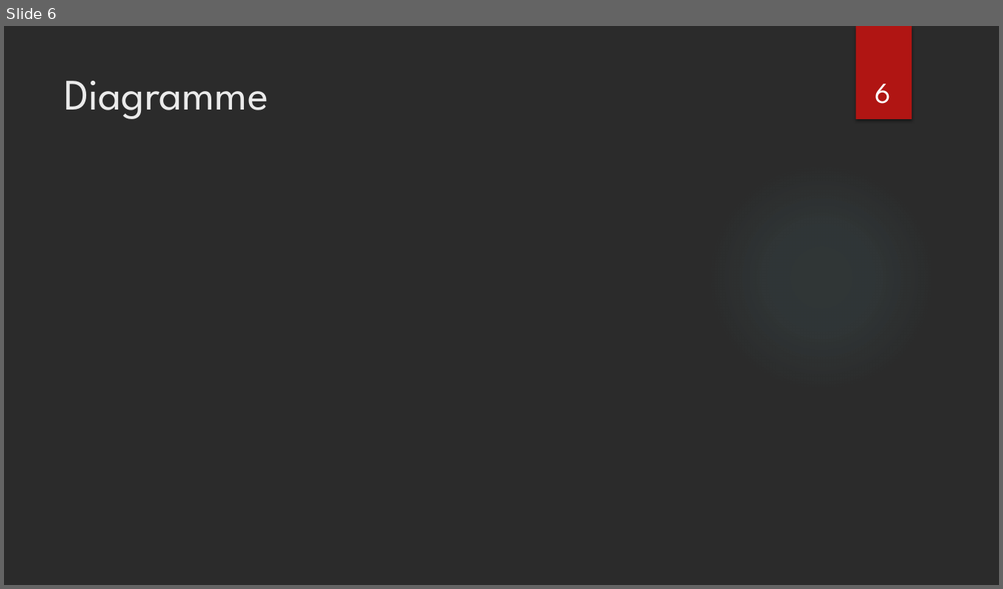
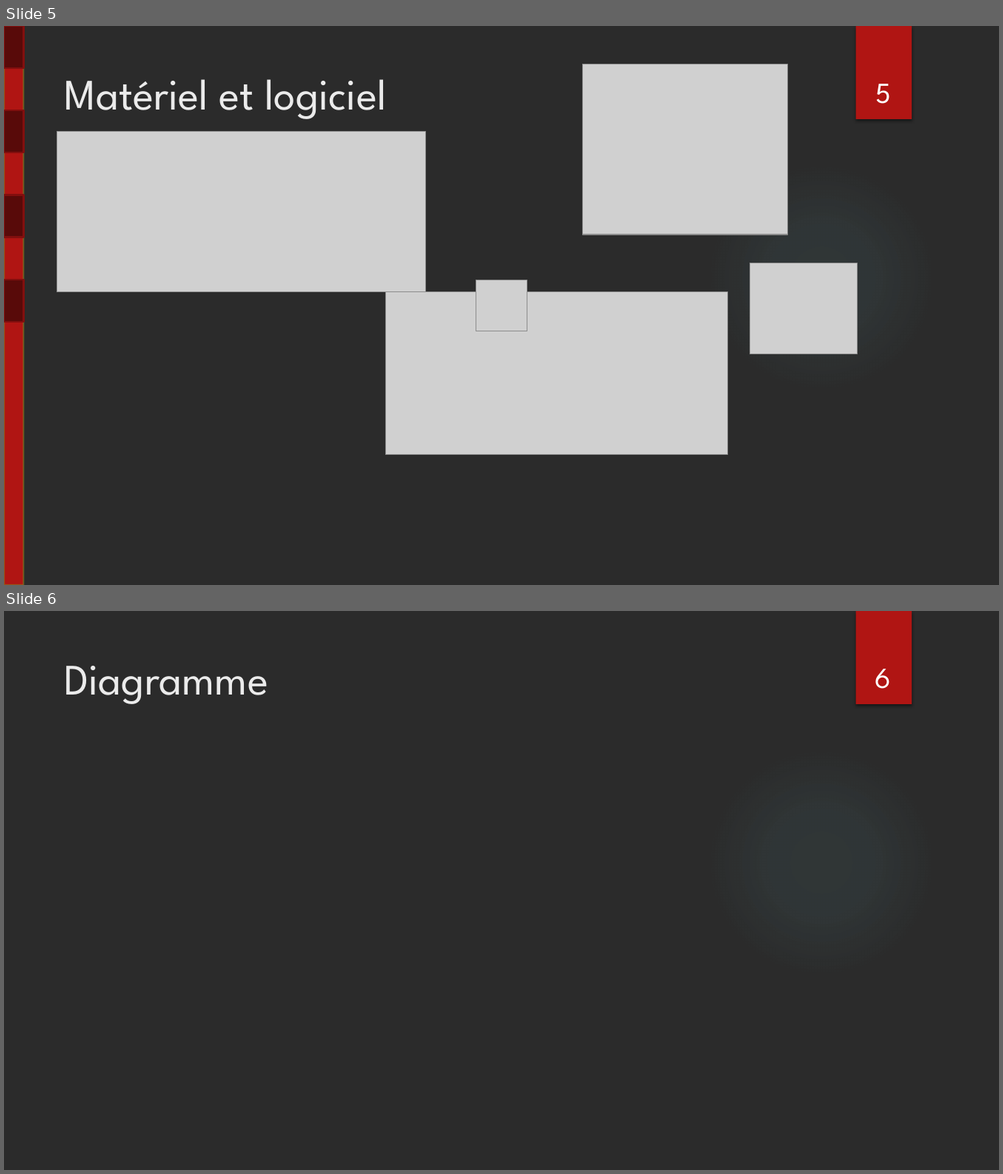
Before and after one commit to lucasminaud/projet_sfl5_serre_automatique, a slide deck: Partie personnelle Lucas MINAUD/revue/Projet SFL5 revue 2.pptx. Shown one above the other, each under a label of ours: slide 6 before the commit, slides 5 and 6 after it. The pictures are 1003x589 and 1003x1174 pixels, drawn with LibreOffice and Linux fonts; fonts in the diff are those of the drawing; grey boxes stand for pictures; background and template pictures are left out; a plain dark background stands for a picture behind light text. Boxes give left, top, right and bottom in pixels: in the first picture for what was removed or moved away, otherwise in the second. Text is boxed around its words. In the diff, an @@ line names an element or a change of style, - is before the commit and + after.

```diff
--- a/Partie personnelle Lucas MINAUD/revue/Projet SFL5 revue 2.pptx
+++ b/Partie personnelle Lucas MINAUD/revue/Projet SFL5 revue 2.pptx
@@ slide 5 added at [4,26,999,585], background picture (left out); not listed: 2 template elements that a slide beside it also shows @@
@@ rectangle added at [4,26,23,585], fill #B01513, outline #7D9B23 1.5 pt @@
@@ rectangle added at [5,26,24,68], fill #580A09, outline #82100E 1.5 pt @@
@@ picture added at [583,64,788,235] @@
@@ title added at [64,79,386,119], 42 pt, text #EBEBEB @@
+Matériel et logiciel
@@ page number added at [875,84,891,104], 28 pt, text #FFFFFF @@
+5
@@ rectangle added at [5,110,24,153], fill #580A09, outline #82100E 1.5 pt @@
@@ picture added at [57,132,426,292] @@
@@ rectangle added at [5,195,24,238], fill #580A09, outline #82100E 1.5 pt @@
@@ picture added at [750,264,856,355] @@
@@ rectangle added at [5,279,24,322], fill #580A09, outline #82100E 1.5 pt @@
@@ picture added at [476,281,527,331] @@
@@ picture added at [385,292,728,455] @@
```
Also in this commit, not shown: 3 slides changed, 1 other slide added, 2 slides removed, 1 other file.
